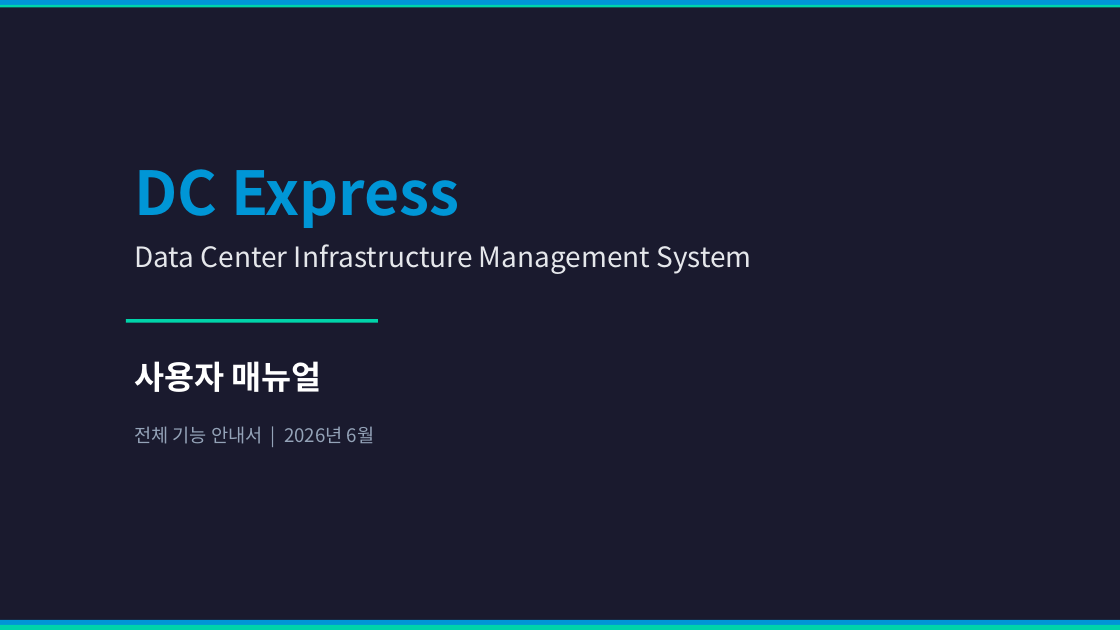
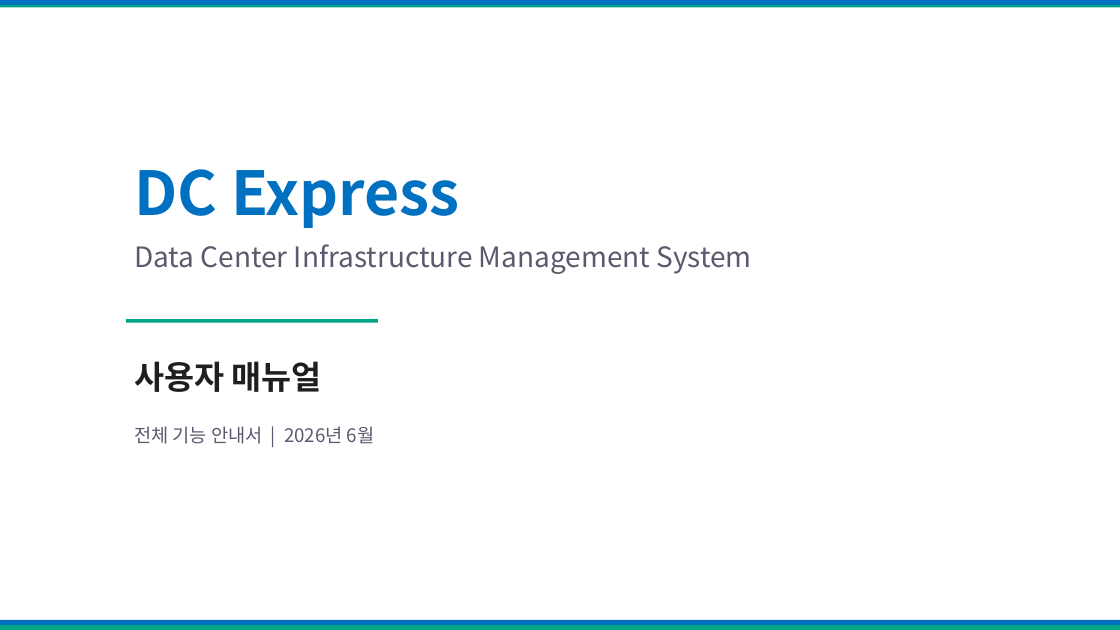
Before and after one commit to youngjaeseo-git/firstTest, a slide deck: slide 1 of docs/DC_Express_User_Manual.pptx. Drawn at 1120x630 pixels with LibreOffice and Linux fonts; fonts in the diff are those of the drawing. Boxes give left, top, right and bottom in pixels: in the first picture for what was removed or moved away, otherwise in the second. Text is boxed around its words. In the diff, an @@ line names an element or a change of style, - is before the commit and + after.

```diff
--- a/docs/DC_Express_User_Manual.pptx
+++ b/docs/DC_Express_User_Manual.pptx
@@ background #1A1A2E to #FFFFFF @@
@@ rectangle at <box>0,0,1120,5</box>: fill #0096D6 to #0070C0 @@
@@ text "DC Express" at <box>134,169,459,228</box>: text colour #0096D6 to #0070C0 @@
@@ text "Data Center Infrastructure Management System" at <box>134,244,752,274</box>: text colour #E5E7EB to #5A5A6E @@
@@ text "사용자 매뉴얼" at <box>134,361,322,392</box>: text colour #FFFFFF to #1F1F1F @@
@@ text "전체 기능 안내서 | 2026년 ..." at <box>134,426,374,444</box>: text colour #94A3B8 to #5A5A6E @@
@@ rectangle at <box>0,620,1120,625</box>: fill #0096D6 to #0070C0 @@
@@ fill #00D4AA to #00A585 in 3 elements at <box>0,5,1120,8</box>, <box>126,319,378,323</box>, <box>0,625,1120,630</box> @@
```
Also in this commit, not shown: 55 other slides changed, 1 other file.
